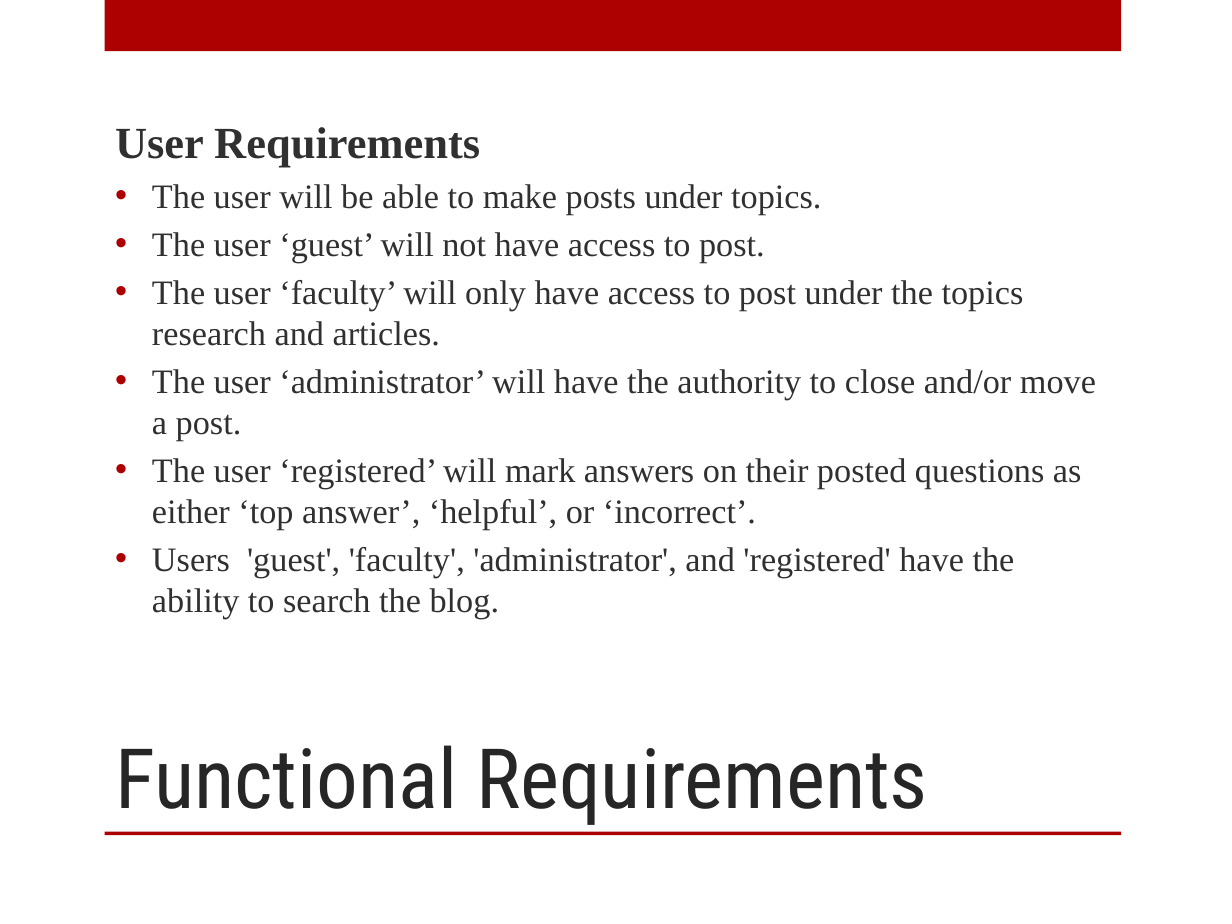
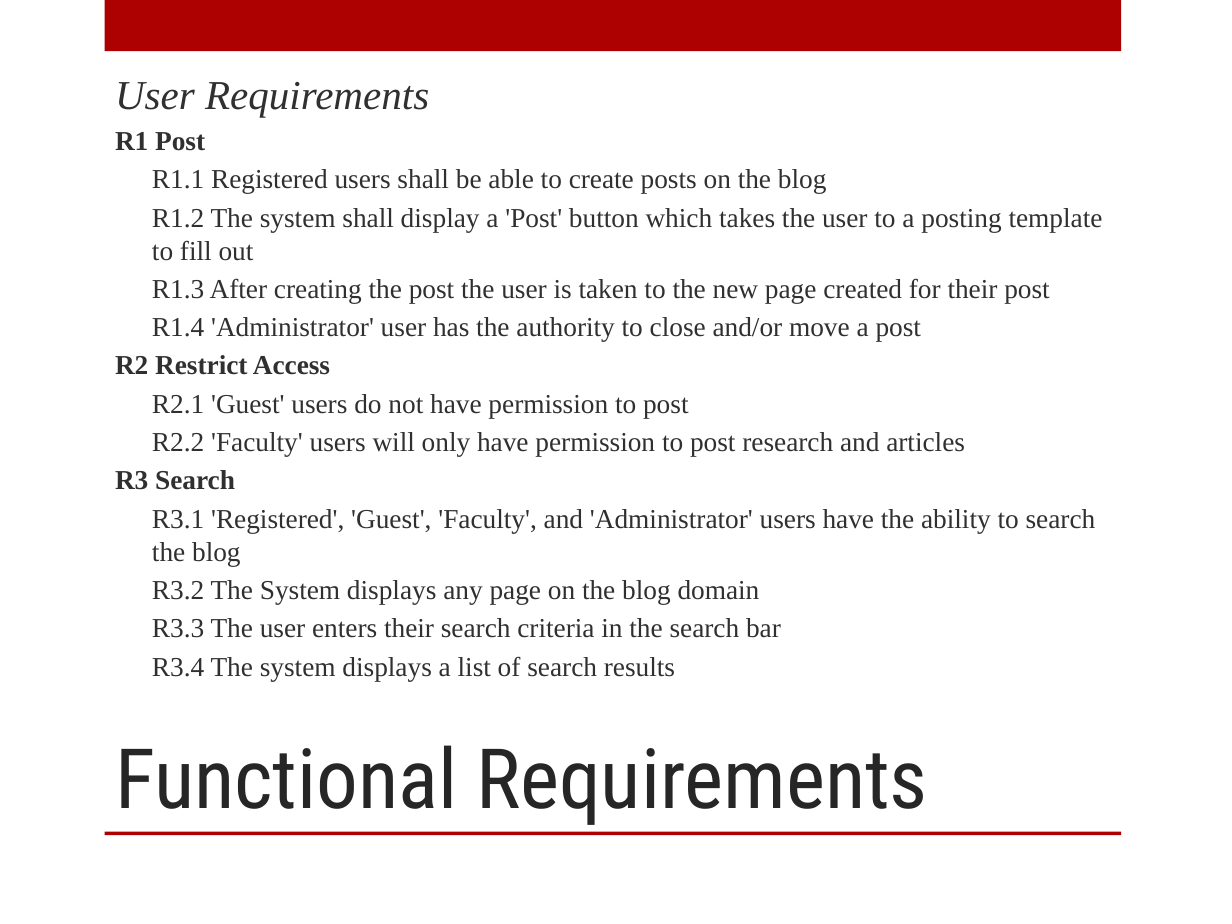
Before and after one commit to patrickbraud/CapstoneProject, a slide deck: slide 3 of Proposal/Design/Design_Presentation.pptx. Drawn at 1232x924 pixels with LibreOffice and Linux fonts; fonts in the diff are those of the drawing; background and template pictures are left out. Boxes give left, top, right and bottom in pixels: in the first picture for what was removed or moved away, otherwise in the second. Text is boxed around its words. In the diff, an @@ line names an element or a change of style, - is before the commit and + after.

Commit message:
Fixed Requirements

```diff
--- a/Proposal/Design/Design_Presentation.pptx
+++ b/Proposal/Design/Design_Presentation.pptx
@@ text at box(115, 82, 429, 117): size 26 to 24 pt, bold off, italic on in "User Requirements" @@
@@ text at box(115, 132, 1103, 681): text changed; size 20 to 16 pt @@
-• The user will be able to make posts under topics.
-• The user ‘guest’ will not have access to post.
-• The user ‘faculty’ will only have access to post under the topics research and articles.
-• The user ‘administrator’ will have the authority to close and/or move a post.
-• The user ‘registered’ will mark answers on their posted questions as either ‘top answer’, ‘helpful’, or ‘incorrect’.
-• Users 'guest', 'faculty', 'administrator', and 'registered' have the ability to search the blog.
+R1 Post
+R1.1 Registered users shall be able to create posts on the blog
+R1.2 The system shall display a 'Post' button which takes the user to a posting template to fill out
+R1.3 After creating the post the user is taken to the new page created for their post
+R1.4 'Administrator' user has the authority to close and/or move a post
+R2 Restrict Access
+R2.1 'Guest' users do not have permission to post
+R2.2 'Faculty' users will only have permission to post research and articles
+R3 Search
+R3.1 'Registered', 'Guest', 'Faculty', and 'Administrator' users have the ability to search the blog
+R3.2 The System displays any page on the blog domain
+R3.3 The user enters their search criteria in the search bar
+R3.4 The system displays a list of search results
```
Also in this commit, not shown: 1 other slide changed, 1 other file.
